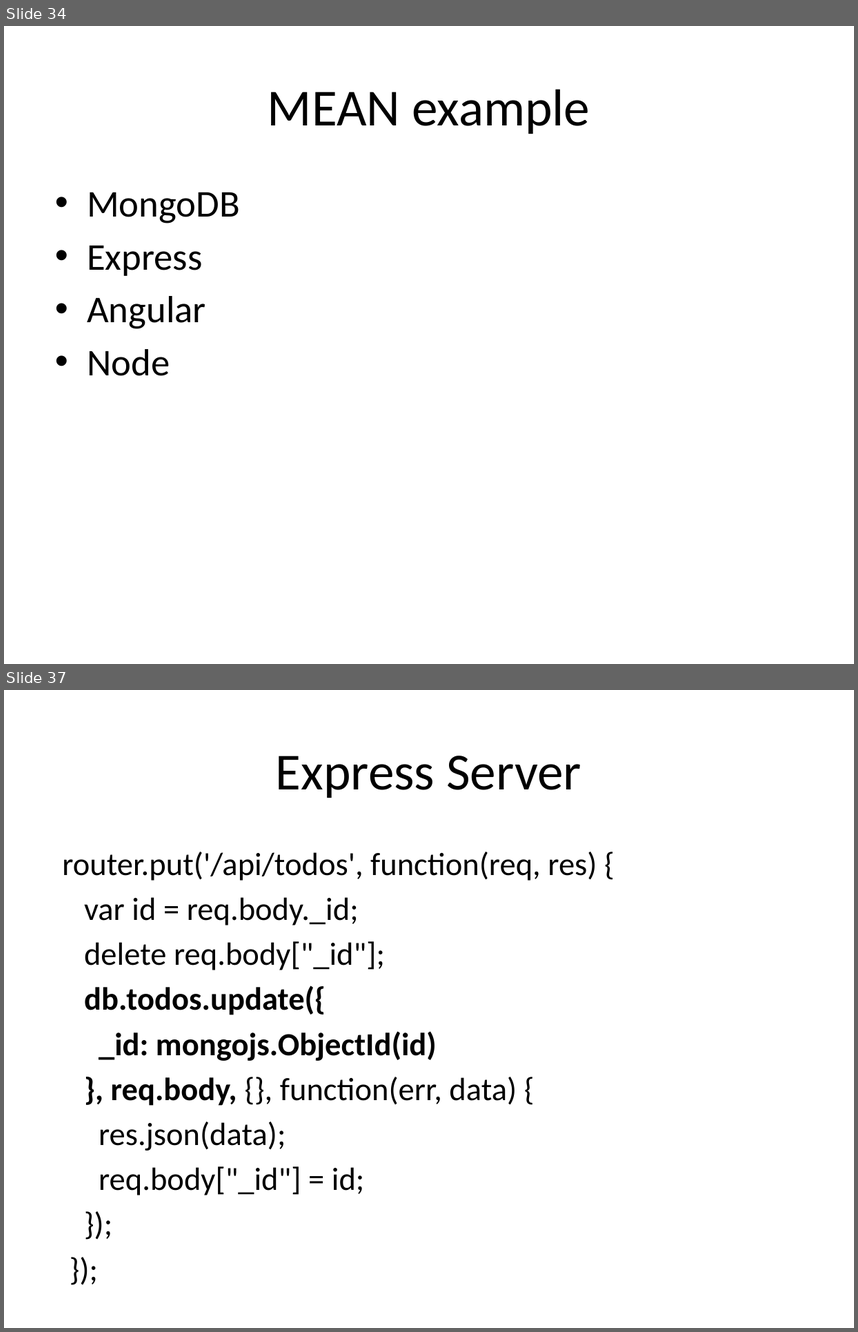
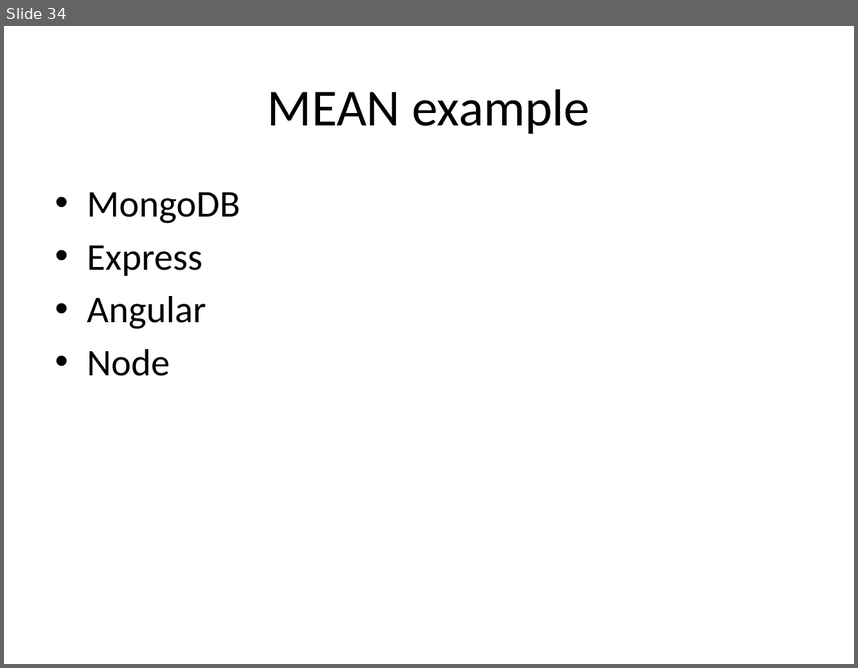
Before and after one commit to dvanvali/mongoDbPresentation, a slide deck: MongoDB.pptx. Shown one above the other, each under a label of ours: slides 34 and 37 before the commit, slide 34 after it; the slides between them are not shown. The pictures are 858x1332 and 858x668 pixels, drawn with LibreOffice and Linux fonts; fonts in the diff are those of the drawing; background and template pictures are left out. Boxes give left, top, right and bottom in pixels: in the first picture for what was removed or moved away, otherwise in the second. Text is boxed around its words. In the diff, an @@ line names an element or a change of style, - is before the commit and + after.

```diff
--- a/MongoDB.pptx
+++ b/MongoDB.pptx
@@ slide 37 removed at bbox=[4, 690, 854, 1328], background picture (left out) @@
@@ title removed at bbox=[276, 756, 582, 798] @@
-Express Server
@@ text removed at bbox=[62, 851, 597, 1195] @@
-router.put('/api/todos', function(req, res) {
-var id = req.body._id;
-delete req.body["_id"];
-db.todos.update({
-_id: mongojs.ObjectId(id)
-}, req.body, {}, function(err, data) {
-res.json(data);
-req.body["_id"] = id;
-});
-});
```
Also in this commit, not shown: 6 slides added, 3 other slides removed, 1 other file.
